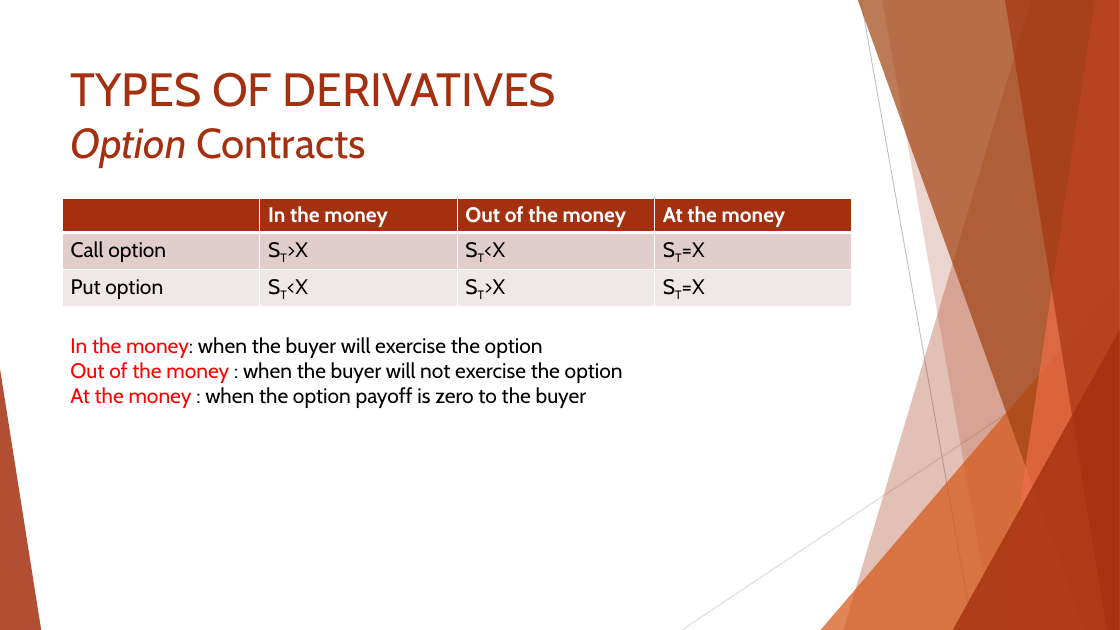
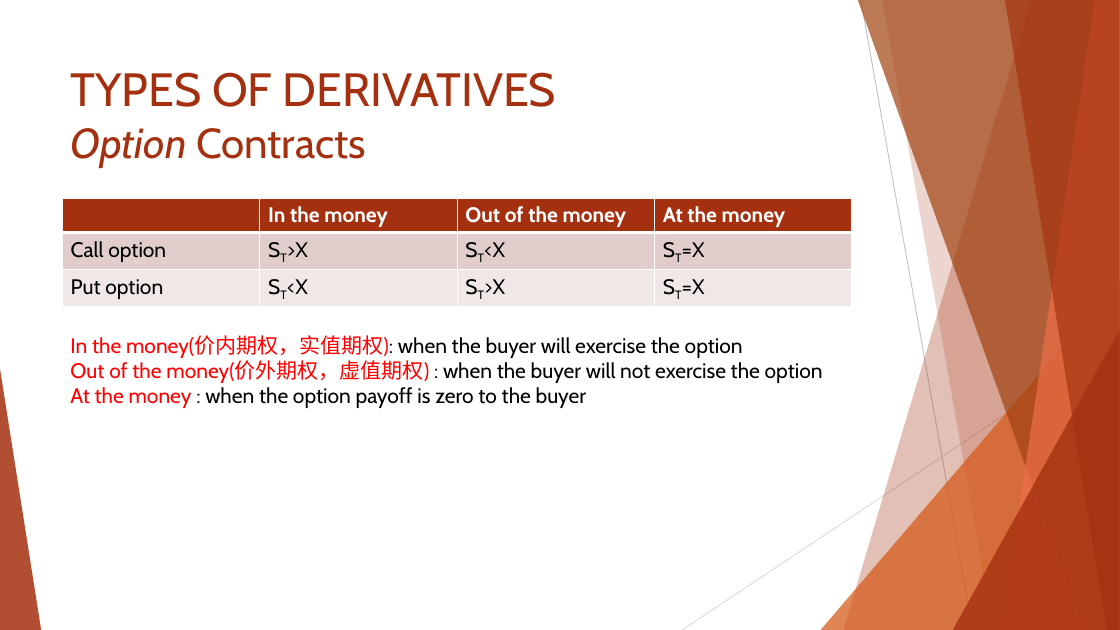
Before and after one commit to Isco0530/data, a slide deck: slide 33 of Reading 45.pptx. Drawn at 1120x630 pixels with LibreOffice and Linux fonts; fonts in the diff are those of the drawing. Boxes give left, top, right and bottom in pixels: in the first picture for what was removed or moved away, otherwise in the second. Text is boxed around its words. In the diff, an @@ line names an element or a change of style, - is before the commit and + after.

```diff
--- a/Reading 45.pptx
+++ b/Reading 45.pptx
@@ text at [70, 335, 823, 383]: text changed @@
-In the money: when the buyer will exercise the option
-Out of the money : when the buyer will not exercise the option
+In the money(价内期权，实值期权): when the buyer will exercise the option
+Out of the money(价外期权，虚值期权) : when the buyer will not exercise the option
```
